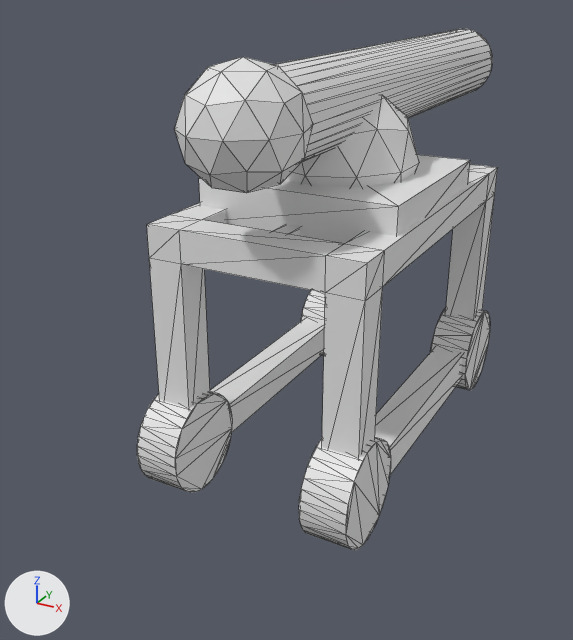
The COLLADA model Objects3D/besieger.dae, before and after one commit.
Rendered twice from a camera (50 mm lens) standing at (55.8, -113.6, 80.5) and looking at (-8.2, 2.6, 22.4). Lighting does not change. The marker at lower left points along +X, +Y and +Z. Mesh edges are drawn as thin lines. Where no turn or scale is listed for an object, it has been applied to the vertices.

Names of what the first picture shows: 'ariete', 'base', 'caseta', 'rueda1', 'rueda2'.
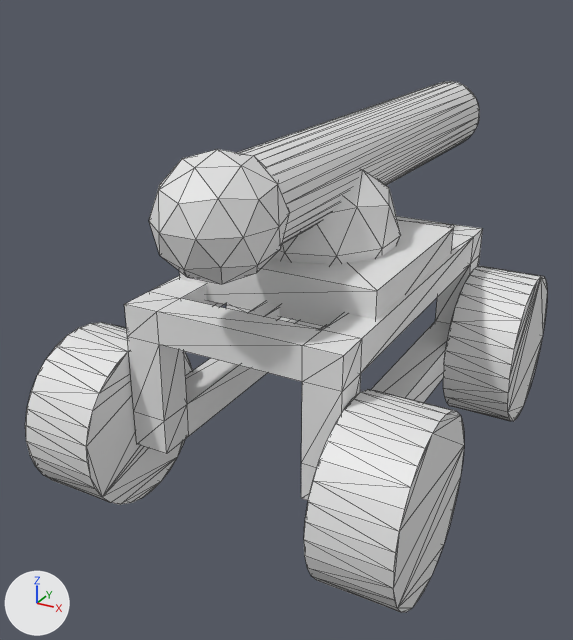
What changed in the scene script:
```text
Change me_cube_007:
    where me_cube_007.from_pydata(...)  # 72 vertices, 152 faces; spans x -17.8..17.8, y -31.3..31.3, z -15.3..25.6
    used by ob_caseta; location = (0.4, 7.6, 20.4)
    me_cube_007 part 1: all 40 vertices in x -17.8..17.8, y -31.3..31.3, z 20.3..25.6 are moved by (0.0, 0.0, -14.8)
    me_cube_007 part 2: all 32 vertices in x -17.8..17.8, y -31.3..31.3, z -15.3..-9.3 are moved by (0.0, 0.0, 1.9)
Change me_cylinder_002:
    where me_cylinder_002.from_pydata(...)  # 128 vertices, 248 faces; spans x -3.8..33.5, y -8.4..8.4, z -8.4..8.4
    used by ob_rueda1; location = (-14.5, -20.8, 8.5)
    me_cylinder_002 part 3: a new loose piece, a 32-sided cylinder along x spanning x -30.3..-18.0, y -13.7..13.7, z -13.7..13.7
    me_cylinder_002 part 4: a new loose piece, a 32-sided cylinder along x spanning x 18.0..30.3, y -13.7..13.7, z -13.7..13.7
    me_cylinder_002 part 5: the loose piece of 64 vertices spanning x -3.8..3.8, y -8.4..8.4, z -8.4..8.4 is deleted
    me_cylinder_002 part 6: the loose piece of 64 vertices spanning x 25.9..33.5, y -8.4..8.4, z -8.4..8.4 is deleted
Change me_cylinder_003:
    where me_cylinder_003.from_pydata(...)  # 128 vertices, 248 faces; spans x -3.8..33.5, y -8.4..8.4, z -8.4..8.4
    used by ob_rueda2; location = (-14.5, 35.6, 8.5)
    me_cylinder_003 part 7: a new loose piece, a 32-sided cylinder along x spanning x 17.8..29.8, y -14.2..14.2, z -14.2..14.2
    me_cylinder_003 part 8: a new loose piece, a 32-sided cylinder along x spanning x -29.8..-17.8, y -14.2..14.2, z -14.2..14.2
    me_cylinder_003 part 9: the loose piece of 64 vertices spanning x 25.9..33.5, y -8.4..8.4, z -8.4..8.4 is deleted
    me_cylinder_003 part 10: the loose piece of 64 vertices spanning x -3.8..3.8, y -8.4..8.4, z -8.4..8.4 is deleted
Change ob_caseta:
    ob_caseta.location: (0.4, 7.6, 20.4) -> (0.4, 1.1, 24.7)
Change ob_rueda1:
    ob_rueda1.location: (-14.5, -20.8, 8.5) -> (0.4, -27.3, 14.1)
Change ob_rueda2:
    ob_rueda2.location: (-14.5, 35.6, 8.5) -> (0.3, 29.2, 14.1)
Change ob_base:
    ob_base.location: (0.4, 5.8, 46.9) -> (0.4, -0.7, 36.4)
Change ob_ariete:
    ob_ariete.location: (0.3, -24.0, 61.9) -> (0.3, -30.4, 51.4)
```

Where the change shows, as pixel boxes (x1, y1, x2, y2) in the pictures (573 x 640 px; the box of a moved part takes in the faces that stretch with it):
'caseta', reshaped, moved
    before: (147, 164, 498, 475)
    after: (124, 216, 483, 501)
'ariete', moved
    before: (174, 29, 492, 193)
    after: (149, 81, 479, 284)
'rueda1', reshaped, moved (73% wider, 84% taller)
    before: (137, 392, 391, 550)
    after: (25, 322, 464, 613)
'base', moved
    before: (199, 95, 470, 244)
    after: (179, 170, 454, 326)
'rueda2', reshaped, moved
    before: (301, 290, 490, 390)
    after: (226, 266, 547, 421)
part 1 of me_cube_007, moved or reshaped
    before: (147, 164, 498, 301)
    after: (124, 216, 483, 392)
part 2 of me_cube_007, moved or reshaped
    before: (149, 194, 495, 475)
    after: (127, 255, 480, 501)
part 3 of me_cylinder_002, added
    after: (25, 322, 192, 505)
part 4 of me_cylinder_002, added
    after: (304, 389, 464, 613)
part 5 of me_cylinder_002, deleted
    before: (137, 392, 232, 492)
part 6 of me_cylinder_002, deleted
    before: (299, 438, 391, 550)
part 7 of me_cylinder_003, added
    after: (443, 266, 547, 421)
part 8 of me_cylinder_003, added
    after: (226, 305, 326, 330)
part 9 of me_cylinder_003, deleted
    before: (430, 307, 490, 390)
part 10 of me_cylinder_003, deleted
    before: (301, 290, 325, 356)
